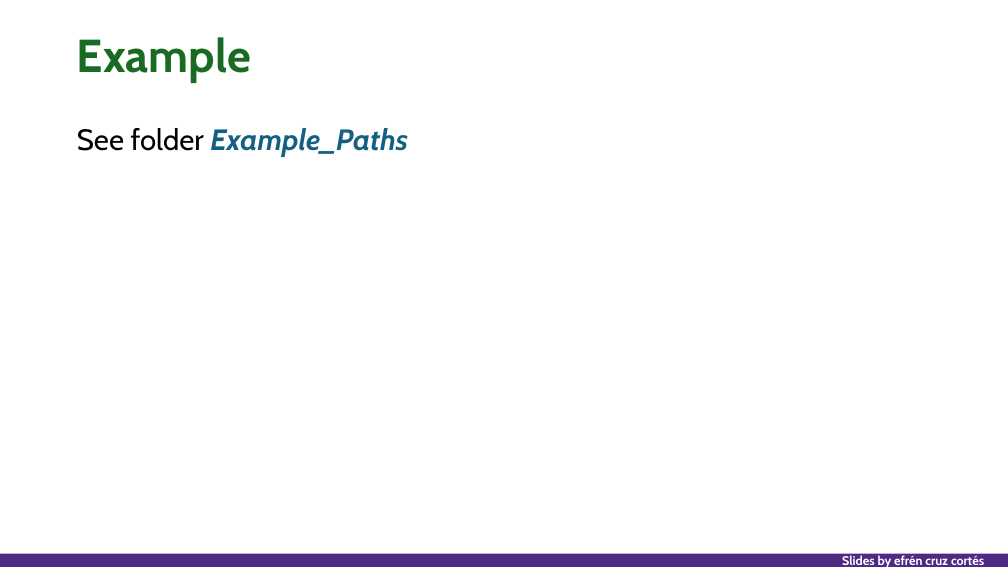
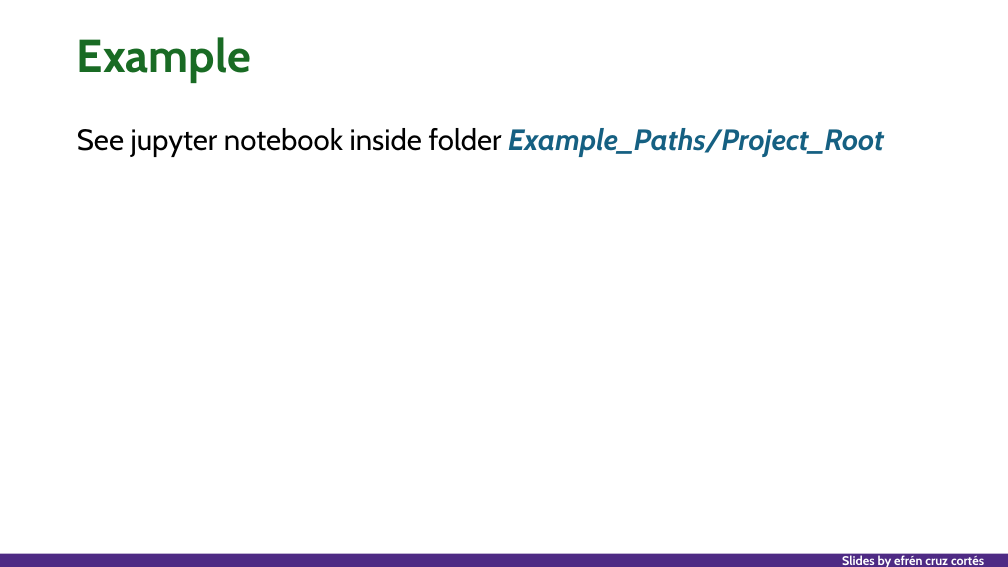
Before and after one commit to nuitrcs/researchers_guide_to_code_organization, a slide deck: slide 42 of researchers_guide_to_code_organization_day_1.pptx (slide 39 before the commit). Drawn at 1008x567 pixels with LibreOffice and Linux fonts; fonts in the diff are those of the drawing. Boxes give left, top, right and bottom in pixels: in the first picture for what was removed or moved away, otherwise in the second. Text is boxed around its words. In the diff, an @@ line names an element or a change of style, - is before the commit and + after.

```diff
--- a/researchers_guide_to_code_organization_day_1.pptx
+++ b/researchers_guide_to_code_organization_day_1.pptx
@@ text at (x1=77, y1=128, x2=884, y2=157): text changed; text colour #156082 to #000000; bold off; italic off @@
-See folder Example_Paths
+See jupyter notebook inside folder Example_Paths/Project_Root
```
Also in this commit, not shown: 12 other slides changed, 3 slides added, 4 other files.
